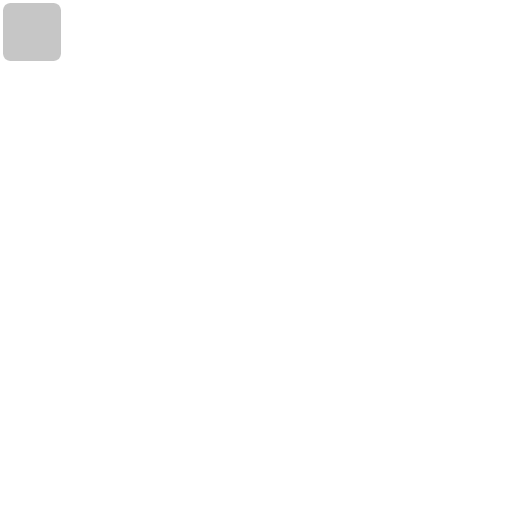
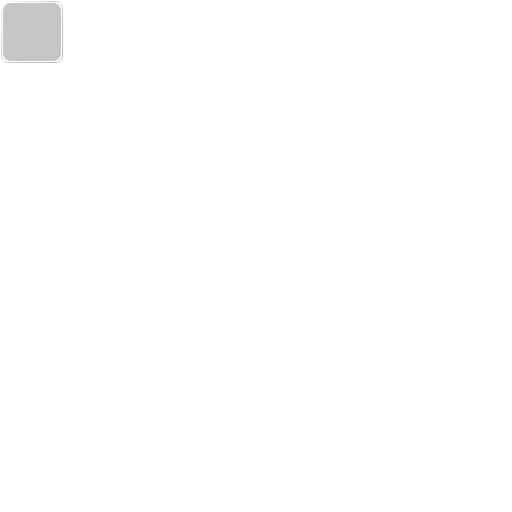
Two versions of the same layered image (512 × 512). Layer-by-layer changes:
painted on "Background" over (1, 1, 63, 63)
